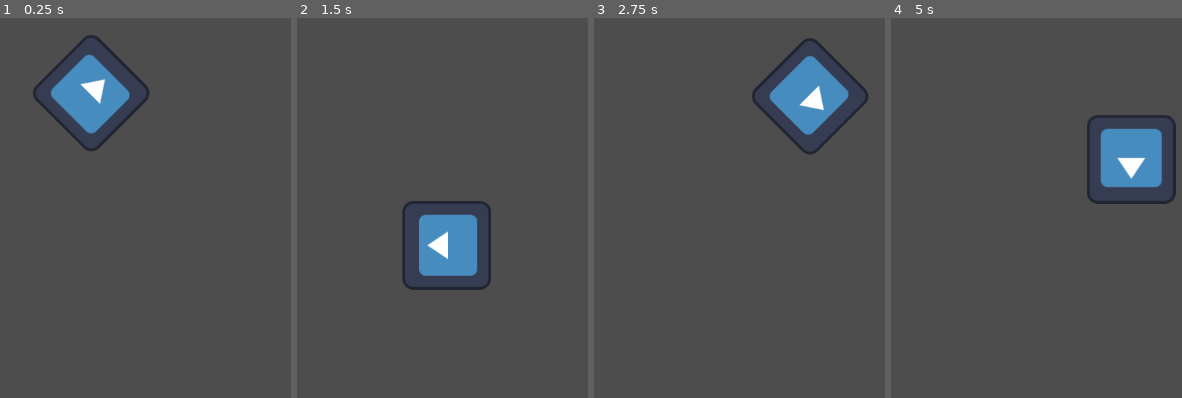
Above: before the commit, frames 1-4 (left to right).
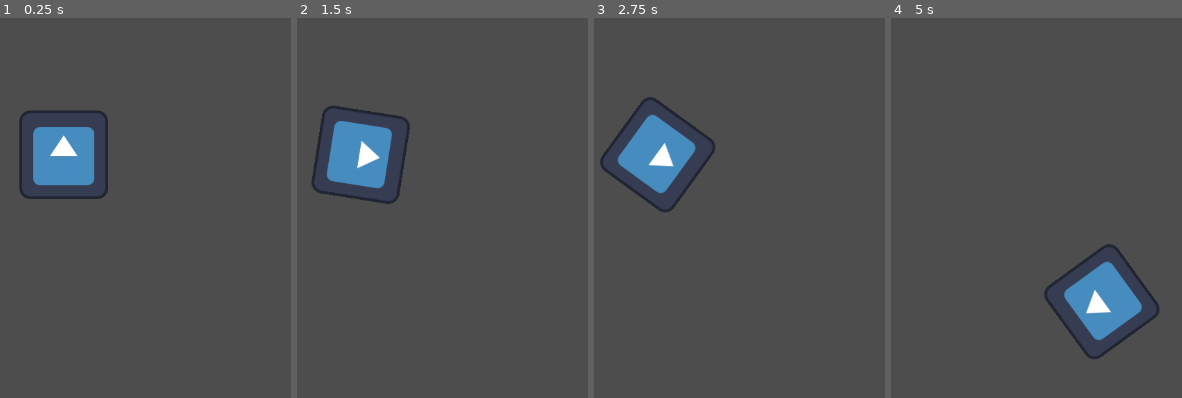
Above: after the commit, the same moments.

Repository: PedroSaraviaQ/gaming-lab
Game: Godot game, scene res://FirstScript.tscn
Same seed, same stepped clock (60 frames per second), same inputs: the game is played once before the commit and once after it. The engine's default icon, where the game draws it, is replaced by a stand-in: a white triangle on a blue panel in a dark square.
Inputs:
- Up to frame 1 (0.25 s): no input
- Up to frame 2 (1.5 s): hold Right (ui_right) 0.53-1.28 s; hold Left (ui_left) from 1.28 s (still down)
- Up to frame 3 (2.75 s): release Left (ui_left) at 2.03 s; hold Right (ui_right) from 2.03 s (still down)
- Up to frame 4 (5 s): release Right (ui_right) at 2.78 s; hold Up (ui_up) 2.78-3.53 s; hold Left (ui_left) from 3.53 s (still down)

The runs differ from the first frame. In frame 1, 8.0% of the frame differs, in the area x 6-52%, y 4-48%; in frame 2, 8.4%; in frame 3, 8.4%; in frame 4, 8.6%, in the area x 52-98%, y 25-90%.

Commit message:
add user input

Diff:
--- a/godot/FirstScript/FirstScript.gd
+++ b/godot/FirstScript/FirstScript.gd
@@ -1,19 +1,32 @@
+#* Every file is implicitly a class, use "extends" to inherit from another one.
 extends Sprite2D
 
 #* "_init" is called when the node is created, if the function is defined.
 func _init():
 	print("Hello World!")
 
+#* Member variables are properties of the class, while functions are methods.
 var speed = 400
 var angular_speed = PI
 
 #* "_process" is called every frame (60 times per second by default).
+#* It takes a "delta" parameter, which is the time elapsed since the last frame.
 func _process(delta):
+	var direction = 0
+
+	#* Use the "Input" singleton (global object) to check for user input.
+	#! But you can also define the "_unhandled_input" function to handle it.
+	if Input.is_action_pressed("ui_left"):
+		direction = -1
+	if Input.is_action_pressed("ui_right"):
+		direction = 1
 
 	#* "rotation" is a property inherited from Node2D.
-	rotation += angular_speed * delta
+	rotation += angular_speed * direction * delta
 
-	var velocity = Vector2.UP.rotated(rotation) * speed
+	var velocity = Vector2.ZERO
+	if Input.is_action_pressed("ui_up"):
+		velocity = Vector2.UP.rotated(rotation) * speed
 
 	#! The "position" property is of type "Vector2".
 	position += velocity * delta
